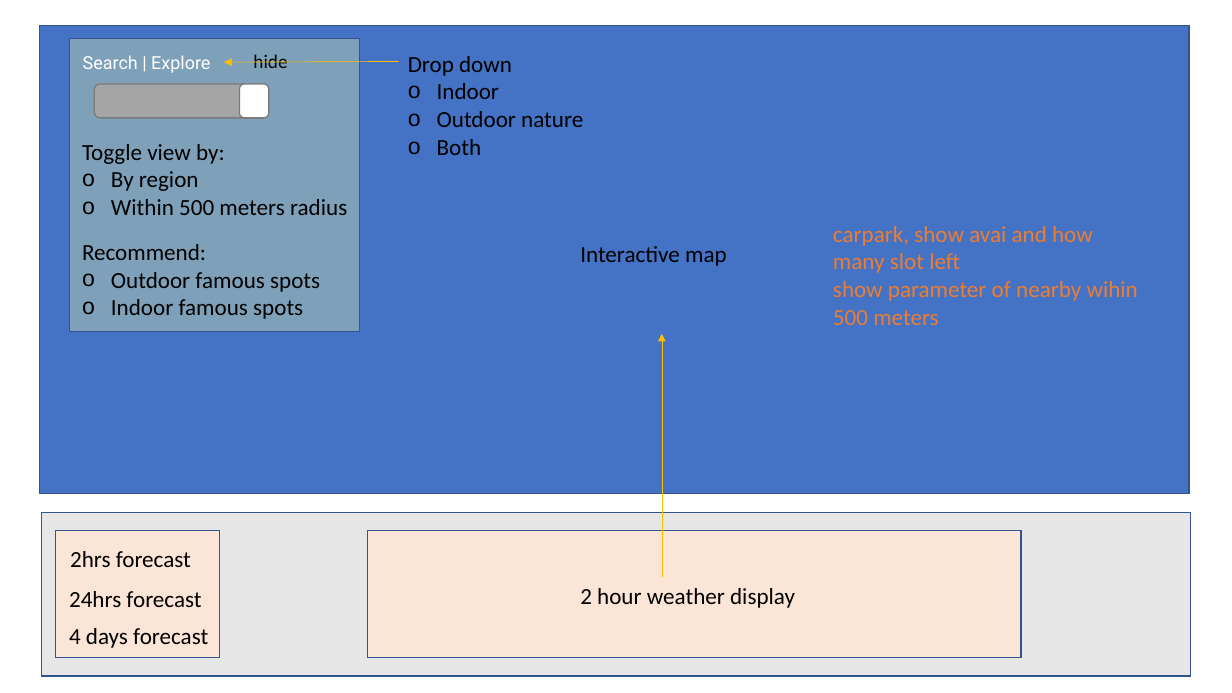
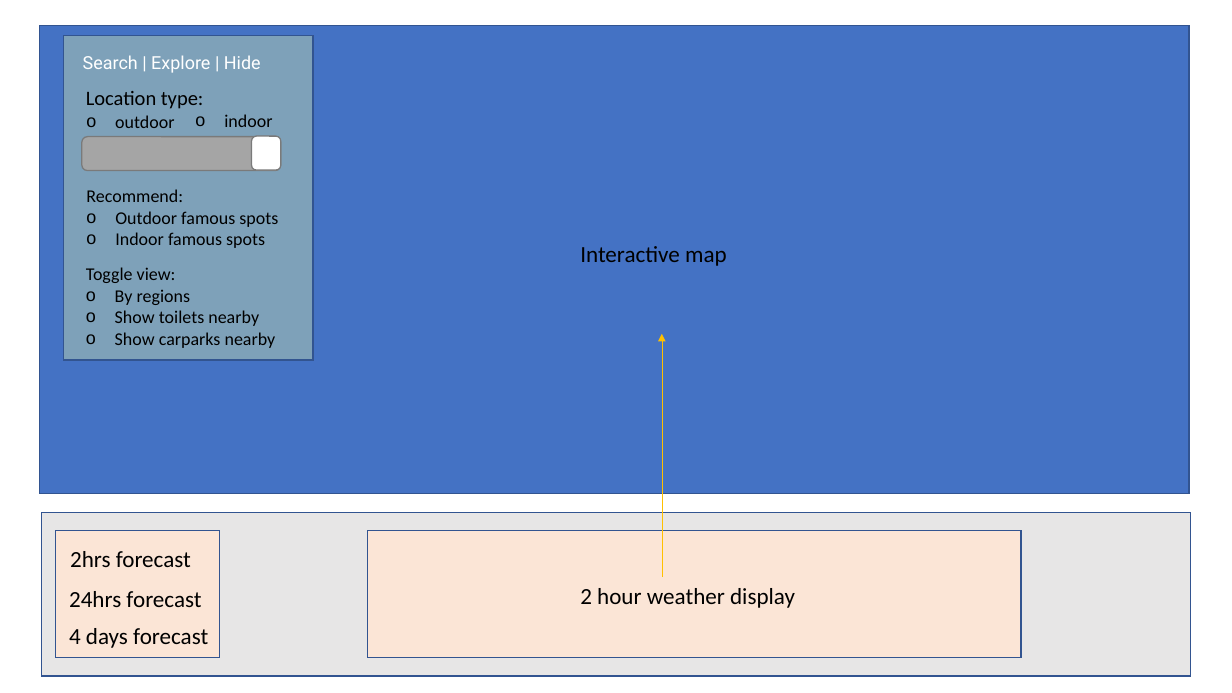
Before and after one commit to annette-p/pre-wedding-photoshoot-locations, a slide deck: slide 4 of wireframe.pptx. Drawn at 1232x693 pixels with LibreOffice and Linux fonts; fonts in the diff are those of the drawing. Boxes give left, top, right and bottom in pixels: in the first picture for what was removed or moved away, otherwise in the second. Text is boxed around its words. In the diff, an @@ line names an element or a change of style, - is before the commit and + after.

```diff
--- a/wireframe.pptx
+++ b/wireframe.pptx
@@ rectangle resized from (x1=70, y1=39, x2=360, y2=332) to (x1=64, y1=35, x2=313, y2=360) @@
@@ text at (x1=83, y1=55, x2=261, y2=73): text changed @@
-Search | Explore
+Search | Explore | Hide
@@ text removed at (x1=253, y1=54, x2=287, y2=68) @@
-hide
@@ text removed at (x1=408, y1=56, x2=583, y2=155) @@
-Drop down
-o Indoor
-o Outdoor nature
-o Both
@@ arrow removed from (398, 62) to (225, 62) @@
@@ text added at (x1=86, y1=91, x2=204, y2=109), 16 pt, text #000000 @@
+Location type:
@@ text added at (x1=115, y1=115, x2=174, y2=128), 14 pt, text #000000 @@
+o outdoor
@@ text at (x1=224, y1=114, x2=272, y2=127): text changed; size 18 to 14 pt @@
-Toggle view by:
-o By region
-o Within 500 meters radius
+o indoor
@@ rounded rectangle resized from (x1=94, y1=84, x2=269, y2=118) to (x1=82, y1=137, x2=281, y2=171) @@
@@ rounded rectangle moved from (x1=239, y1=84, x2=269, y2=118) to (x1=251, y1=136, x2=281, y2=170) @@
@@ text "Recommend:" moved from (x1=82, y1=244, x2=320, y2=319) to (x1=86, y1=189, x2=278, y2=248) @@
@@ text "Recommend:" at (x1=86, y1=189, x2=278, y2=248): size 18 to 14 pt @@
@@ text removed at (x1=833, y1=226, x2=1138, y2=325) @@
-carpark, show avai and how many slot left
-show parameter of nearby wihin 500 meters
@@ text added at (x1=86, y1=267, x2=276, y2=348), 14 pt, text #000000 @@
+Toggle view:
+o By regions
+o Show toilets nearby
+o Show carparks nearby
```
Also in this commit, not shown: 2 other slides changed, 1 slide added, 10 slides removed, 42 other files.
